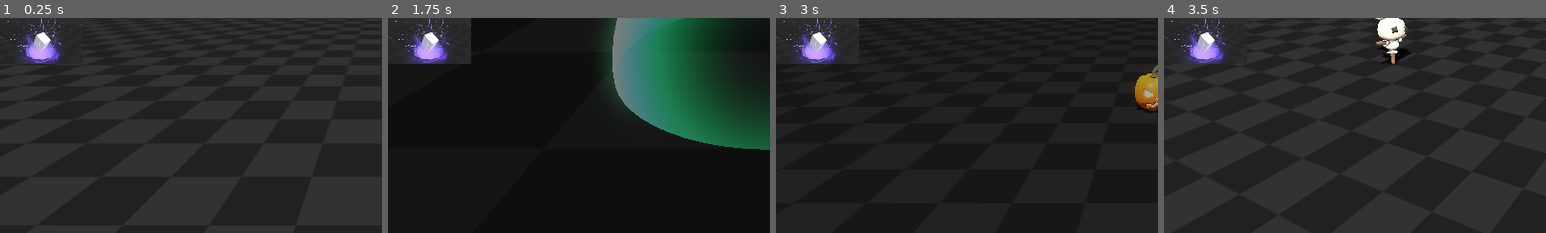
Above: before the commit, frames 1-4 (left to right).
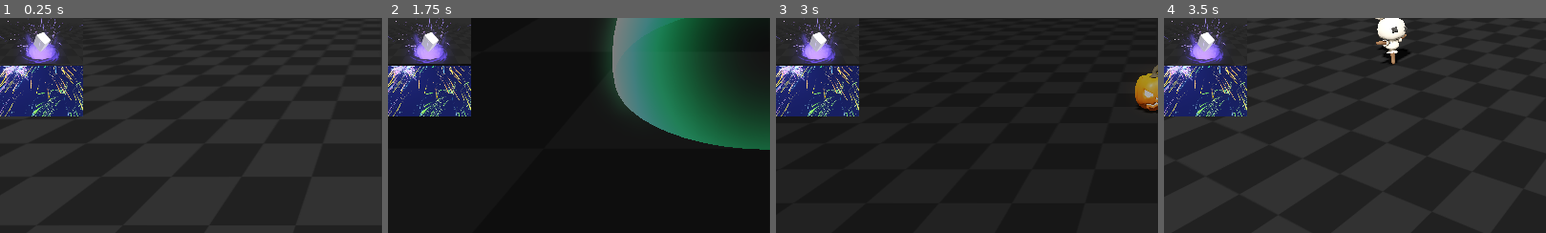
Above: after the commit, the same moments.

Repository: gtibo/VFX-sketchbook-Godot-4.x
Game: Godot game, scene res://viewer/viewer.tscn
Same seed, same stepped clock (60 frames per second), same inputs: the game is played once before the commit and once after it.
Inputs (mouse positions are % of the whole screen's width and height, from its top left):
- Up to frame 1 (0.25 s): no input
- Up to frame 2 (1.75 s): tap Enter (ui_accept) at 0.5, 0.77, 1.52 s; move the mouse to (5, 6) at 0.52 s; click (5, 6) at 0.67 s; move the mouse to (5, 18) at 1.27 s; click (5, 18) at 1.42 s
- Up to frame 3 (3 s): move the mouse to (5, 30) at 2.02 s; click (5, 30) at 2.17 s; move the mouse to (5, 43) at 2.77 s; click (5, 43) at 2.92 s
- Up to frame 4 (3.5 s): tap Enter (ui_accept) at 3.02 s
The pictures show only the part of the screen within x 0-50%, y 50-100%; the shares and areas given below are measured in that part.

The runs differ from the first frame. In frame 1, 5.1% of the frame differs, in the area x 0-22%, y 22-46%; in frame 2, 5.1%; in frame 3, 5.1%; in frame 4, 5.1%.

Commit message:
add: fireworks VFX

Diff:
--- /dev/null
+++ b/effects/fireworks/firework_explosion/firework_explosion.gd
@@ -0,0 +1,25 @@
+extends Node3D
+
+@onready var trails = %Trails
+@onready var sparks = %Sparks
+
+func _ready():
+	trails.emitting = true
+	trails.one_shot = true
+	sparks.emitting = true
+	sparks.one_shot = true
+	var lifetime_timer = get_tree().create_timer(4.0)
+	lifetime_timer.timeout.connect(func():
+		queue_free()
+		)
+
+# Size
+func setup(base_color : Color, base_velocity : float = 6.0, trails_count : int = 18):
+	var small_sparks = 64
+	trails.process_material.set("initial_velocity_min", base_velocity * 0.8)
+	trails.process_material.set("initial_velocity_max", base_velocity * 1.2)
+	trails.process_material.color = base_color.lightened(0.2)
+	trails.amount = trails_count
+	trails.process_material.sub_emitter_frequency = small_sparks
+	sparks.process_material.color = base_color.lightened(0.5)
+	sparks.amount = trails_count * small_sparks
--- /dev/null
+++ b/effects/fireworks/firework_explosion/firework_explosion.tscn
@@ -0,0 +1,114 @@
+[gd_scene load_steps=20 format=3 uid="uid://b7rb1o1j7yh60"]
+
+[ext_resource type="Script" path="res://effects/fireworks/firework_explosion/firework_explosion.gd" id="1_vrfg4"]
+[ext_resource type="Shader" path="res://effects/fireworks/firework_explosion/firework_trails.gdshader" id="2_vbcpr"]
+[ext_resource type="Shader" path="res://effects/fireworks/firework_explosion/sparks.gdshader" id="3_3he2u"]
+[ext_resource type="Texture2D" uid="uid://c8nvpeycw60tf" path="res://effects/fireworks/firework_explosion/star_particles_sampler.png" id="4_dmxjf"]
+
+[sub_resource type="ShaderMaterial" id="ShaderMaterial_ixr1m"]
+resource_local_to_scene = true
+render_priority = 0
+shader = ExtResource("2_vbcpr")
+shader_parameter/intensity = 2.0
+
+[sub_resource type="Curve" id="Curve_72bwn"]
+_data = [Vector2(0.5, 1), 0.0, 0.0, 0, 0, Vector2(1, 0), 0.0, 0.0, 0, 0]
+point_count = 2
+
+[sub_resource type="CurveTexture" id="CurveTexture_y1trk"]
+curve = SubResource("Curve_72bwn")
+
+[sub_resource type="Curve" id="Curve_yevjd"]
+min_value = -1.0
+_data = [Vector2(0, 1), 0.0, 0.0, 0, 0, Vector2(1, 1.49012e-08), 0.0, 0.0, 0, 0]
+point_count = 2
+
+[sub_resource type="CurveTexture" id="CurveTexture_mwmyi"]
+curve = SubResource("Curve_yevjd")
+
+[sub_resource type="ParticleProcessMaterial" id="ParticleProcessMaterial_0lh1w"]
+resource_local_to_scene = true
+lifetime_randomness = 0.5
+direction = Vector3(0, 1, 0)
+spread = 120.0
+initial_velocity_min = 4.0
+initial_velocity_max = 8.0
+gravity = Vector3(0, -6, 0)
+damping_min = 2.0
+damping_max = 6.0
+scale_min = 0.8
+scale_max = 1.2
+alpha_curve = SubResource("CurveTexture_y1trk")
+hue_variation_max = 0.05
+hue_variation_curve = SubResource("CurveTexture_mwmyi")
+sub_emitter_mode = 1
+sub_emitter_frequency = 16.0
+
+[sub_resource type="Curve" id="Curve_87cpt"]
+_data = [Vector2(0, 1), 0.0, 0.0, 0, 0, Vector2(1, 0.2), 0.0, 0.0, 0, 0]
+point_count = 2
+
+[sub_resource type="RibbonTrailMesh" id="RibbonTrailMesh_4lrmr"]
+shape = 0
+size = 0.1
+curve = SubResource("Curve_87cpt")
+
+[sub_resource type="ShaderMaterial" id="ShaderMaterial_iuev8"]
+resource_local_to_scene = true
+render_priority = 0
+shader = ExtResource("3_3he2u")
+shader_parameter/intensity = 1.5
+shader_parameter/spark_sampler = ExtResource("4_dmxjf")
+
+[sub_resource type="Curve" id="Curve_jk44o"]
+_data = [Vector2(0.2, 1), 0.0, 0.0, 0, 0, Vector2(1, 0), 0.0, 0.0, 0, 0]
+point_count = 2
+
+[sub_resource type="CurveTexture" id="CurveTexture_ybhw1"]
+curve = SubResource("Curve_jk44o")
+
+[sub_resource type="Curve" id="Curve_0ct1v"]
+_data = [Vector2(0, 0), 0.0, 0.0, 0, 0, Vector2(0.2, 1), 0.0, 0.0, 0, 0]
+point_count = 2
+
+[sub_resource type="CurveTexture" id="CurveTexture_pb7ni"]
+curve = SubResource("Curve_0ct1v")
+
+[sub_resource type="ParticleProcessMaterial" id="ParticleProcessMaterial_m7wyx"]
+resource_local_to_scene = true
+lifetime_randomness = 0.2
+direction = Vector3(0, 0, 0)
+spread = 180.0
+initial_velocity_min = 0.4
+initial_velocity_max = 1.0
+scale_min = 0.8
+scale_max = 1.2
+scale_curve = SubResource("CurveTexture_pb7ni")
+alpha_curve = SubResource("CurveTexture_ybhw1")
+
+[sub_resource type="QuadMesh" id="QuadMesh_vvecv"]
+size = Vector2(0.04, 0.04)
+
+[node name="Firework" type="Node3D"]
+script = ExtResource("1_vrfg4")
+
+[node name="Trails" type="GPUParticles3D" parent="."]
+unique_name_in_owner = true
+material_override = SubResource("ShaderMaterial_ixr1m")
+amount = 18
+sub_emitter = NodePath("../Sparks")
+lifetime = 2.0
+explosiveness = 0.95
+transform_align = 3
+trail_enabled = true
+process_material = SubResource("ParticleProcessMaterial_0lh1w")
+draw_pass_1 = SubResource("RibbonTrailMesh_4lrmr")
+
+[node name="Sparks" type="GPUParticles3D" parent="."]
+unique_name_in_owner = true
+material_override = SubResource("ShaderMaterial_iuev8")
+amount = 256
+lifetime = 0.25
+transform_align = 2
+process_material = SubResource("ParticleProcessMaterial_m7wyx")
+draw_pass_1 = SubResource("QuadMesh_vvecv")
--- /dev/null
+++ b/effects/fireworks/firework_explosion/firework_trails.gdshader
@@ -0,0 +1,11 @@
+shader_type spatial;
+render_mode particle_trails;
+
+uniform float intensity = 1.0;
+
+void fragment() {
+	float ease = (1.0 - UV.y);
+	ALBEDO = vec3(1.0);
+	EMISSION = COLOR.rgb * intensity * ease * COLOR.a;
+	ALPHA = clamp(step(0.1, sin(UV.x * PI) * UV.y) * ease, 0.0, 1.0) * COLOR.a;
+}
--- /dev/null
+++ b/effects/fireworks/firework_explosion/sparks.gdshader
@@ -0,0 +1,23 @@
+shader_type spatial;
+render_mode shadows_disabled;
+
+uniform sampler2D spark_sampler : filter_linear_mipmap, repeat_disable;
+uniform float intensity = 1.0;
+varying vec4 custom;
+
+void vertex() {
+	mat4 mat_world = mat4(normalize(INV_VIEW_MATRIX[0]), normalize(INV_VIEW_MATRIX[1]) ,normalize(INV_VIEW_MATRIX[2]), MODEL_MATRIX[3]);
+	mat_world = mat_world * mat4(vec4(cos(INSTANCE_CUSTOM.x), -sin(INSTANCE_CUSTOM.x), 0.0, 0.0), vec4(sin(INSTANCE_CUSTOM.x), cos(INSTANCE_CUSTOM.x), 0.0, 0.0), vec4(0.0, 0.0, 1.0, 0.0), vec4(0.0, 0.0, 0.0, 1.0));
+	MODELVIEW_MATRIX = VIEW_MATRIX * mat_world;
+	MODELVIEW_MATRIX = MODELVIEW_MATRIX * mat4(vec4(length(MODEL_MATRIX[0].xyz), 0.0, 0.0, 0.0),vec4(0.0, length(MODEL_MATRIX[1].xyz), 0.0, 0.0), vec4(0.0, 0.0, length(MODEL_MATRIX[2].xyz), 0.0), vec4(0.0, 0.0, 0.0, 1.0));
+	MODELVIEW_NORMAL_MATRIX = mat3(MODELVIEW_MATRIX);
+	custom = INSTANCE_CUSTOM;
+}
+
+
+void fragment() {
+	ALBEDO = vec3(1.0);
+	EMISSION = COLOR.rgb * intensity;
+	float mask = texture(spark_sampler, UV).x;
+	ALPHA = mask * COLOR.a;
+}
--- /dev/null
+++ b/effects/fireworks/firework_rocket/firework_rocket.gd
@@ -0,0 +1,15 @@
+extends MeshInstance3D
+
+signal finished
+
+func setup(start_position : Vector3, end_position : Vector3, speed : float = 10.0):
+	var t = create_tween()
+	var duration = abs(start_position.y - end_position.y) / speed
+	t.tween_method(func(progress : float):
+		position = start_position.lerp(end_position, progress)
+		material_override.set_shader_parameter("lifetime", progress)
+		, 0.0, 1.0, duration).set_ease(Tween.EASE_OUT).set_trans(Tween.TRANS_QUAD)
+	t.tween_callback(func():
+		finished.emit()
+		queue_free()
+		)
--- /dev/null
+++ b/effects/fireworks/firework_rocket/firework_rocket.gdshader
@@ -0,0 +1,22 @@
+shader_type spatial;
+
+uniform float intensity = 1.0;
+uniform vec3 color : source_color;
+uniform float lifetime = 1.0;
+
+void vertex() {
+	MODELVIEW_MATRIX = VIEW_MATRIX * mat4(vec4(normalize(cross(vec3(0.0, 1.0, 0.0), INV_VIEW_MATRIX[2].xyz)), 0.0), vec4(0.0, 1.0, 0.0, 0.0), vec4(normalize(cross(INV_VIEW_MATRIX[0].xyz, vec3(0.0, 1.0, 0.0))), 0.0), MODEL_MATRIX[3]);
+	MODELVIEW_NORMAL_MATRIX = mat3(MODELVIEW_MATRIX);
+	VERTEX.y -= 0.5;
+	VERTEX.y *= 1.0 + sin(lifetime * PI);
+	VERTEX.x += sin(UV.y * PI * 3.0 - TIME * 10.0) * 0.02 * UV.y;
+}
+
+void fragment() {
+	float ease = (1.0 - UV.y);
+	ALBEDO = vec3(1.0);
+	float opacity = sin(lifetime * PI);
+	EMISSION = color * intensity * ease * opacity;
+	float shape = step(0.04, (sin(UV.x * PI) - UV.y) * UV.y);
+	ALPHA = shape * ease * opacity;
+}
--- /dev/null
+++ b/effects/fireworks/firework_rocket/firework_rocket.tscn
@@ -0,0 +1,21 @@
+[gd_scene load_steps=5 format=3 uid="uid://srpbxp7drj0y"]
+
+[ext_resource type="Shader" path="res://effects/fireworks/firework_rocket/firework_rocket.gdshader" id="1_5cnis"]
+[ext_resource type="Script" path="res://effects/fireworks/firework_rocket/firework_rocket.gd" id="2_xex82"]
+
+[sub_resource type="ShaderMaterial" id="ShaderMaterial_5dx7r"]
+resource_local_to_scene = true
+render_priority = 0
+shader = ExtResource("1_5cnis")
+shader_parameter/intensity = 1.5
+shader_parameter/color = Color(1, 1, 1, 1)
+shader_parameter/lifetime = 0.5
+
+[sub_resource type="RibbonTrailMesh" id="RibbonTrailMesh_su6tl"]
+shape = 0
+size = 0.1
+
+[node name="FireworkRocket" type="MeshInstance3D"]
+material_override = SubResource("ShaderMaterial_5dx7r")
+mesh = SubResource("RibbonTrailMesh_su6tl")
+script = ExtResource("2_xex82")
--- /dev/null
+++ b/effects/fireworks/fireworks_preview.gd
@@ -0,0 +1,41 @@
+extends Node3D
+
+const FIREWORK_EXPLOSION_SCENE = preload("./firework_explosion/firework_explosion.tscn")
+const FIREWORK_ROCKET_SCENE = preload("./firework_rocket/firework_rocket.tscn")
+
+@export var colors : Gradient
+@export var probability_curve : Curve
+@onready var spawn_timer = %SpawnTimer
+var tick = 0
+var tick_size = 100
+
+func _ready():
+	spawn_timer.timeout.connect(func():
+		var progress : float = tick / float(tick_size)
+		var probability : float = probability_curve.sample(progress)
+		if randf() < probability:
+			_spawn_random_firework()
+		tick = (tick + 1) % tick_size
+	)
+
+func _get_random_point(radius : float) -> Vector3:
+	return Vector3(
+		randfn(0.0, 1.0) * radius,
+		randfn(0.0, 1.0) * radius,
+		randfn(0.0, 1.0) * radius
+	)
+
+func _spawn_random_firework():
+	var end_position : Vector3 = _get_random_point(2.0)
+	var start_position : Vector3 = end_position
+	start_position.y = -8.0
+	var rocket = FIREWORK_ROCKET_SCENE.instantiate()
+	add_child(rocket)
+	rocket.setup(start_position, end_position, randf_range(8.0, 12.0))
+	rocket.finished.connect(_spawn_explosion.bind(end_position))
+
+func _spawn_explosion(at : Vector3 = Vector3.ZERO):
+	var firework = FIREWORK_EXPLOSION_SCENE.instantiate()
+	add_child(firework)
+	firework.global_position = at
+	firework.setup(colors.sample(randf()), randf_range(4.0, 6.0),randi_range(48, 64))
--- /dev/null
+++ b/effects/fireworks/fireworks_preview.tscn
@@ -0,0 +1,51 @@
+[gd_scene load_steps=8 format=3 uid="uid://b3xrnuf1re758"]
+
+[ext_resource type="PackedScene" uid="uid://cmj5l6xu36itg" path="res://turner/turner.tscn" id="1_7rdr7"]
+[ext_resource type="Script" path="res://effects/fireworks/fireworks_preview.gd" id="1_v4rts"]
+[ext_resource type="Material" uid="uid://m80rmki4fbox" path="res://assets/sky/skies/night_sky.tres" id="2_nvobh"]
+
+[sub_resource type="Gradient" id="Gradient_qgt0a"]
+interpolation_mode = 2
+offsets = PackedFloat32Array(0, 0.28934, 0.500846, 0.751269, 1)
+colors = PackedColorArray(1, 0.21, 0.21, 1, 1, 0.75, 0, 1, 0.0282, 0.94, 0.0737899, 1, 0, 0.583333, 1, 1, 0.954167, 0.45, 1, 1)
+
+[sub_resource type="Curve" id="Curve_anc5n"]
+max_value = 0.5
+_data = [Vector2(0, 0.05), 0.0, 0.0, 0, 0, Vector2(0.3, 0.4), 0.0, 0.0, 0, 0, Vector2(0.6, 0.1), 0.0, 0.0, 0, 0, Vector2(0.8, 0.3), 0.0, 0.0, 0, 0, Vector2(1, 0.05), 0.0, 0.0, 0, 0]
+point_count = 5
+
+[sub_resource type="Sky" id="Sky_8xopp"]
+sky_material = ExtResource("2_nvobh")
+
+[sub_resource type="Environment" id="Environment_iulvw"]
+background_mode = 2
+background_color = Color(0.14902, 0.14902, 0.14902, 1)
+sky = SubResource("Sky_8xopp")
+ambient_light_source = 2
+tonemap_mode = 2
+glow_enabled = true
+glow_normalized = true
+glow_intensity = 1.2
+glow_hdr_threshold = 0.1
+glow_hdr_scale = 0.5
+fog_light_color = Color(0.14902, 0.14902, 0.14902, 1)
+fog_density = 0.04
+
+[node name="FireworksPreview" type="Node3D"]
+script = ExtResource("1_v4rts")
+colors = SubResource("Gradient_qgt0a")
+probability_curve = SubResource("Curve_anc5n")
+
+[node name="WorldEnvironment" type="WorldEnvironment" parent="."]
+environment = SubResource("Environment_iulvw")
+
+[node name="Turner" parent="." instance=ExtResource("1_7rdr7")]
+low_angle = 50.0
+min_zoom = 20.0
+max_zoom = 35.0
+_zoom = 30.0
+
+[node name="SpawnTimer" type="Timer" parent="."]
+unique_name_in_owner = true
+wait_time = 0.1
+autostart = true
--- /dev/null
+++ b/resources/effect_data/effects_list/fireworks.tres
@@ -0,0 +1,10 @@
+[gd_resource type="Resource" script_class="EffectData" load_steps=3 format=3 uid="uid://ds2nvv0t7wypj"]
+
+[ext_resource type="Script" path="res://resources/effect_data/effect_data_builder.gd" id="1_6yxrk"]
+[ext_resource type="Texture2D" uid="uid://bgrju33ne53w8" path="res://effects/fireworks/fireworks_thumbnail.png" id="2_nynva"]
+
+[resource]
+script = ExtResource("1_6yxrk")
+title = "Fireworks"
+thumbnail = ExtResource("2_nynva")
+scene_path = "res://effects/fireworks/fireworks_preview.tscn"
--- a/viewer/viewer.tscn
+++ b/viewer/viewer.tscn
@@ -7,10 +7,11 @@
 [ext_resource type="Resource" uid="uid://bryv8vutmf80g" path="res://resources/effect_data/effects_list/water_hand.tres" id="5_5ksw4"]
 [ext_resource type="Resource" uid="uid://bs7y6tuct8goy" path="res://resources/effect_data/effects_list/tornado_portal.tres" id="6_2f0w4"]
 [ext_resource type="Script" path="res://viewer/transition.gd" id="6_b6283"]
+[ext_resource type="Resource" uid="uid://ds2nvv0t7wypj" path="res://resources/effect_data/effects_list/fireworks.tres" id="7_yvbor"]
 
 [node name="Viewer" type="Node"]
 script = ExtResource("1_5q4lv")
-scene_data_list = Array[Resource("res://resources/effect_data/effect_data_builder.gd")]([ExtResource("2_p76a1"), ExtResource("3_hbqpy"), ExtResource("4_3nvx8"), ExtResource("5_5ksw4"), ExtResource("6_2f0w4")])
+scene_data_list = Array[Resource("res://resources/effect_data/effect_data_builder.gd")]([ExtResource("2_p76a1"), ExtResource("3_hbqpy"), ExtResource("4_3nvx8"), ExtResource("5_5ksw4"), ExtResource("6_2f0w4"), ExtResource("7_yvbor")])
 
 [node name="SceneHolder" type="Node" parent="."]
 unique_name_in_owner = true
Binary file added: effects/fireworks/firework_explosion/star_particles_sampler.png
Not shown, added: effects/fireworks/firework_explosion/star_particles_sampler.png.import
Binary file added: effects/fireworks/fireworks_thumbnail.png
Not shown, added: effects/fireworks/fireworks_thumbnail.png.import
Not shown: 1 places in viewer/viewer.tscn that only renumber resources
